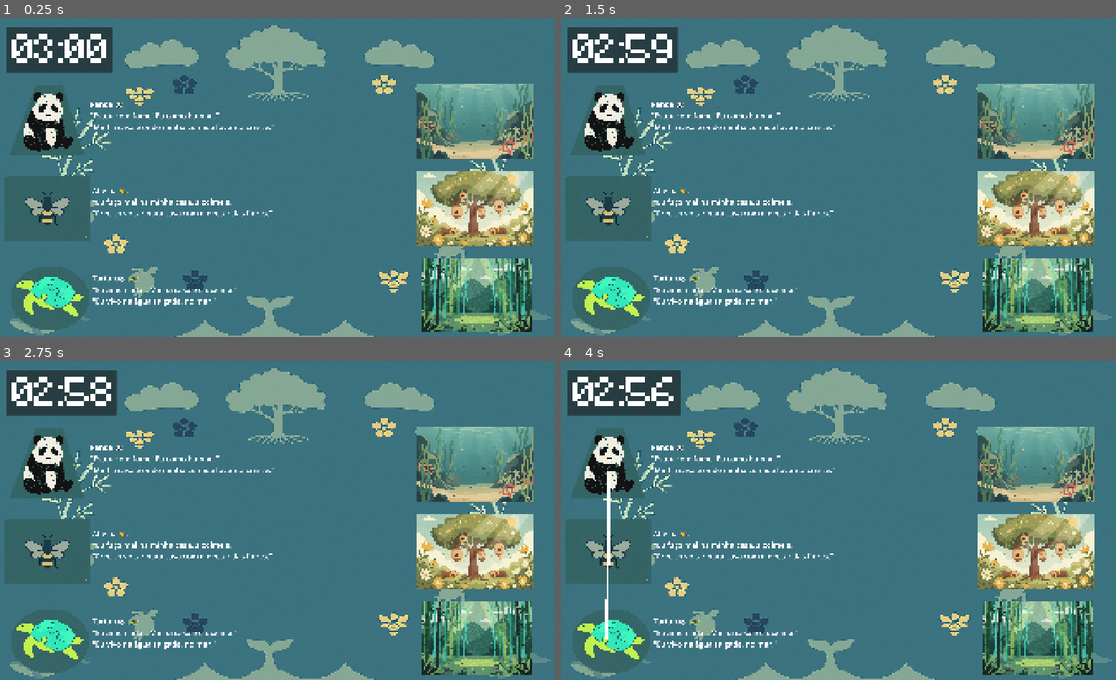
Above: before the commit, frames 1-4 (two rows, left to right).
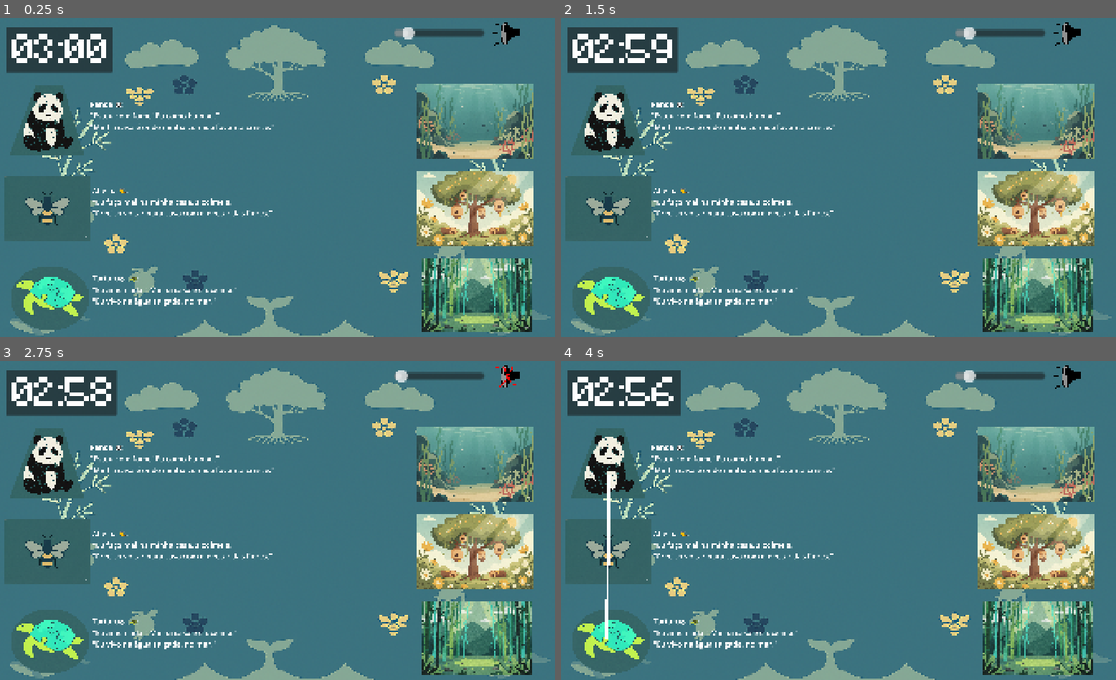
Above: after the commit, the same moments.

Repository: Estefano-Alfredo/Jogo-ASSARTE
Game: Godot game, scene res://Nos de Nivel/Nivel 3/Nivel 3.tscn
The game is run twice, just before and just after one commit, with the same random seed, the same clock (stepped at 60 frames per second) and the same inputs. This scene is started directly instead of the project's main scene.
Inputs (mouse positions are in pixels of both pictures, inside the frame that each line leads up to):
- Up to frame 1 (0.25 s): no input
- Up to frame 2 (1.5 s): click (1066, 33) at 0.52 s; click (1066, 33) at 1.27 s
- Up to frame 3 (2.75 s): click (505, 376) at 2.02 s
- Up to frame 4 (4 s): tap Enter at 2.75 s; drag from (605, 638) to (610, 466) at 2.77 s; drag from (610, 466) to (605, 638) at 3.52 s

The runs differ from the first frame. In frame 1, 0.6% of the frame differs, in the area x 71-94%, y 1-9%; in frame 2, 0.6%; in frame 3, 0.6%; in frame 4, 0.6%.

Commit message:
Sider de Volume
Em todas as fases agora.

Diff:
--- a/bio-geometria/bio-geometria/Nos de Nivel/Nivel 1/level_1.tscn
+++ b/bio-geometria/bio-geometria/Nos de Nivel/Nivel 1/level_1.tscn
@@ -16,6 +16,10 @@
 
 [sub_resource type="StyleBoxFlat" id="StyleBoxFlat_dby00"]
 bg_color = Color(0.8627451, 0.8156863, 0.6784314, 1)
+corner_radius_top_left = 50
+corner_radius_top_right = 50
+corner_radius_bottom_right = 50
+corner_radius_bottom_left = 50
 
 [sub_resource type="StyleBoxEmpty" id="StyleBoxEmpty_ctcdo"]
 
--- a/bio-geometria/bio-geometria/Nos de Nivel/Nivel 2/nivel_2.tscn
+++ b/bio-geometria/bio-geometria/Nos de Nivel/Nivel 2/nivel_2.tscn
@@ -1,10 +1,11 @@
-[gd_scene load_steps=6 format=3 uid="uid://clgvfm3owppwd"]
+[gd_scene load_steps=7 format=3 uid="uid://clgvfm3owppwd"]
 
 [ext_resource type="Texture2D" uid="uid://c4aqvptjeey6y" path="res://Nos de Nivel/Nivel 2/fase2 (2).png" id="1_5n37o"]
 [ext_resource type="Script" uid="uid://cue3t6s8gik0w" path="res://Nos de Nivel/Nivel 2/nivel_2.gd" id="1_vc3to"]
 [ext_resource type="PackedScene" uid="uid://d2vemjbylj3tx" path="res://Nos/nova_carta.tscn" id="2_i26w3"]
 [ext_resource type="PackedScene" uid="uid://ceb1yq77ygyfb" path="res://Nos/transicao.tscn" id="3_i26w3"]
 [ext_resource type="PackedScene" uid="uid://dayfhtq76hld" path="res://Nos/contador.tscn" id="4_t2hph"]
+[ext_resource type="PackedScene" uid="uid://b3r7gpjiepoym" path="res://Nos/botao_som.tscn" id="6_rp2vc"]
 
 [node name="Nivel 2" type="Control"]
 layout_mode = 3
@@ -79,6 +80,9 @@
 [node name="Transicao" parent="." instance=ExtResource("3_i26w3")]
 layout_mode = 1
 
+[node name="Sons" parent="." instance=ExtResource("6_rp2vc")]
+layout_mode = 1
+
 [connection signal="teste" from="GridContainer/Nova carta" to="GridContainer" method="_on_carta_teste"]
 [connection signal="teste" from="GridContainer/Nova carta2" to="GridContainer" method="_on_carta_teste"]
 [connection signal="teste" from="GridContainer/Nova carta3" to="GridContainer" method="_on_carta_teste"]
--- a/bio-geometria/bio-geometria/Nos de Nivel/Nivel 3/Nivel 3.tscn
+++ b/bio-geometria/bio-geometria/Nos de Nivel/Nivel 3/Nivel 3.tscn
@@ -10,6 +10,7 @@
 [ext_resource type="Texture2D" uid="uid://ck50887cqon6w" path="res://Jogo-ASSARTE-main/Artes para jogo/habitat abelha  - fase 2.png" id="7_acven"]
 [ext_resource type="PackedScene" uid="uid://dayfhtq76hld" path="res://Nos/contador.tscn" id="8_n7t24"]
 [ext_resource type="PackedScene" uid="uid://ceb1yq77ygyfb" path="res://Nos/transicao.tscn" id="9_g5442"]
+[ext_resource type="PackedScene" uid="uid://b3r7gpjiepoym" path="res://Nos/botao_som.tscn" id="11_w15ot"]
 
 [sub_resource type="RectangleShape2D" id="RectangleShape2D_u5ayr"]
 size = Vector2(307, 219.5)
@@ -154,4 +155,12 @@
 
 [node name="Transicao" parent="." instance=ExtResource("9_g5442")]
 
+[node name="Sons" parent="." instance=ExtResource("11_w15ot")]
+anchors_preset = 0
+anchor_left = 0.0
+anchor_right = 0.0
+offset_left = 1920.0
+offset_right = 1920.0
+grow_horizontal = 1
+
 [connection signal="mouse_entered" from="Animais/tartaruga" to="." method="_on_tartaruga_mouse_entered"]
Not shown: 1 places in bio-geometria/bio-geometria/Nos de Nivel/Nivel 3/Nivel 3.tscn that only renumber resources
